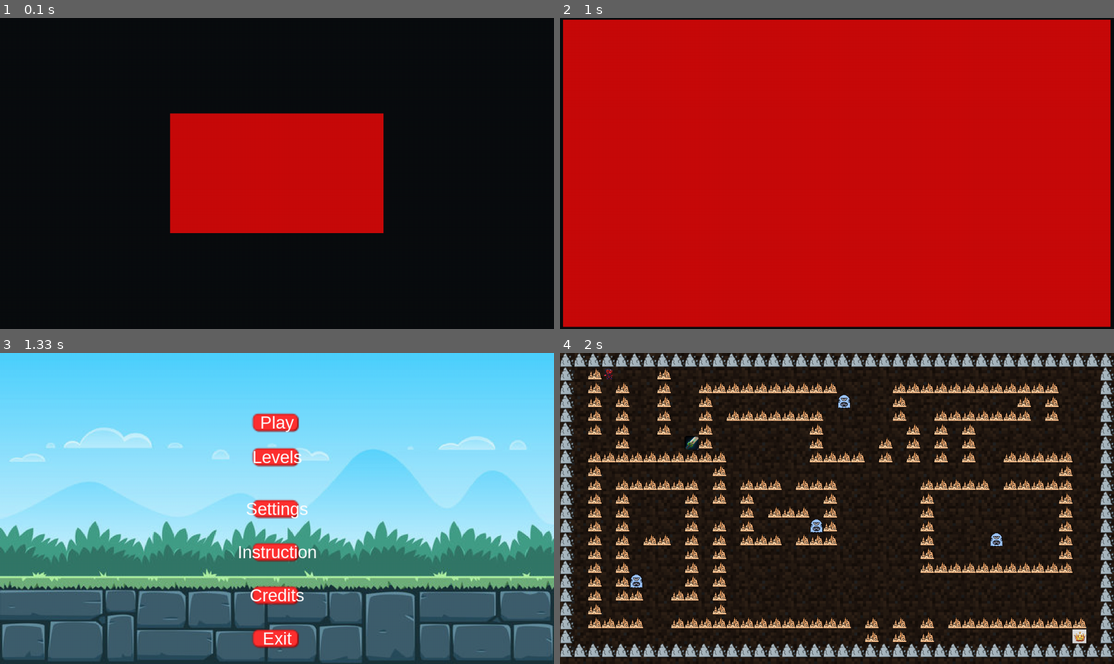
Above: before the commit, frames 1-4 (two rows, left to right).
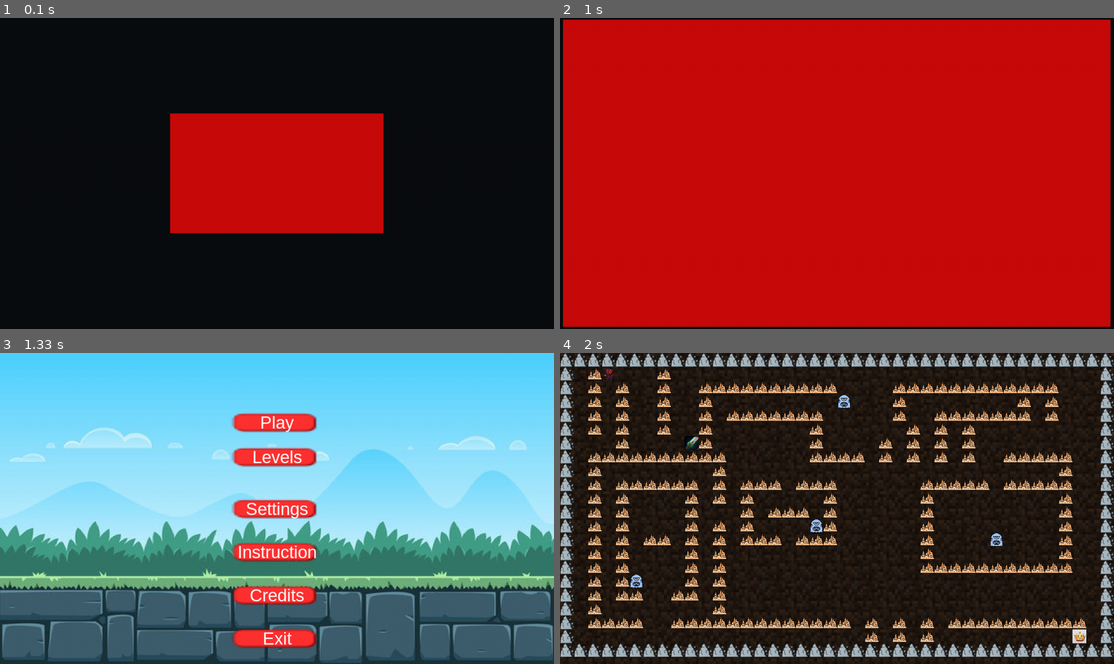
Above: after the commit, the same moments.

Repository: cse442-at-ub/s24semesterproject-we-love-the-company
Game: pygame game, started from src/game/game.py
The game is run twice, just before and just after one commit, with the same random seed, the same clock (stepped at 60 frames per second) and the same inputs.
Inputs (mouse positions are in pixels of both pictures, inside the frame that each line leads up to):
- Up to frame 1 (0.1 s): no input
- Up to frame 2 (1 s): hold Right 0.33-0.8 s; move the mouse to (814, 185) at 0.37 s
- Up to frame 3 (1.33 s): no input
- Up to frame 4 (2 s): click "Levels" at 1.48 s; click "Level 1" at 1.82 s

Frames 1-2 are identical in both runs. In frame 3, 2.5% of the frame differs, in the area x 41-58%, y 19-95%; in frame 4, nothing differs.

Commit message:
Level and Button
The level button is fixed. The menu buttons are made better.

Diff:
--- a/src/game/Level_selector.py
+++ b/src/game/Level_selector.py
@@ -23,14 +23,14 @@
 
         self.Level1Button = Button(image=AssetCache.get_image(self.path + "Assets/button.png"), pos=(screen_center_x, level1_button_y),
                                    text_input="Level 1", font=self.textFont, base_color="white", hovering_color="blue",
-                                   click_sound=AssetCache.get_audio("Assets/button_click.mp3"))
+                                   click_sound=AssetCache.get_audio("src/game/Assets/button_click.mp3"))
 
         self.Level2Button = Button(image=AssetCache.get_image(self.path + "Assets/button.png"), pos=(screen_center_x, level2_button_y),
                                    text_input="Level 2", font=self.textFont, base_color="white", hovering_color="blue",
-                                   click_sound=AssetCache.get_audio("Assets/button_click.mp3"))
+                                   click_sound=AssetCache.get_audio("src/game/Assets/button_click.mp3"))
         self.BackButton = Button(image=AssetCache.get_image(self.path + "Assets/button.png"), pos=(screen_center_x, back_button_y),
                                    text_input="Back", font=self.textFont, base_color="white", hovering_color="blue",
-                                   click_sound=AssetCache.get_audio("Assets/button_click.mp3"))
+                                   click_sound=AssetCache.get_audio("src/game/Assets/button_click.mp3"))
 
         self.buttons = [self.Level1Button, self.Level2Button, self.BackButton]
 
--- a/src/game/menu.py
+++ b/src/game/menu.py
@@ -23,6 +23,10 @@
         pygame.mixer.music.set_volume(1)
         pygame.mixer.music.play(-1)
 
+        # Scale factor for the button width
+        button_width_scale = 1.8
+        button_height_scale = 1
+
         screen_center_x = screen.get_width() // 2
         play_button_y = screen.get_height() // 2 - 200
         exit_button_y = screen.get_height() // 2 + 300
@@ -33,27 +37,38 @@
         Level_selector_y = screen.get_height() // 2 - 120
 
 
-        self.PlayButton = Button(image=AssetCache.get_image(self.path + "Assets/button.png"), pos=(screen_center_x, play_button_y),
-                            text_input="Play", font=self.textFont, base_color="white", hovering_color="blue", click_sound= AssetCache.get_audio("src/game/Assets/button_click.mp3"))
+        # Load and scale the button image
+        original_button_image = AssetCache.get_image(self.path + "Assets/button.png")
+        button_image_width = int(original_button_image.get_width() * button_width_scale)
+        button_image_height = int(original_button_image.get_height() * button_height_scale)
+        scaled_button_image = pygame.transform.scale(original_button_image, (button_image_width, button_image_height))
 
-        self.ExitButton = Button(image=AssetCache.get_image(self.path + "Assets/button.png"), pos=(screen_center_x, exit_button_y),
-                            text_input="Exit", font=self.textFont, base_color="white", hovering_color="blue", click_sound= AssetCache.get_audio("src/game/Assets/button_click.mp3"))
+        # Button positions
+        self.PlayButton = Button(image=scaled_button_image, pos=(screen_center_x, screen.get_height() // 2 - 200),
+                                 text_input="Play", font=self.textFont, base_color="white", hovering_color="blue",
+                                 click_sound=AssetCache.get_audio("src/game/Assets/button_click.mp3"))
 
-        #put a settings button with the button.img. It uses the same fonts and color and hover color
-        self.SettingsButton = Button(image=AssetCache.get_image(self.path + "Assets/button.png"), pos=(screen_center_x, settings_button_y),
-                                text_input="Settings", font=self.textFont, base_color="white", hovering_color="blue", click_sound= AssetCache.get_audio("src/game/Assets/button_click.mp3"))
+        self.ExitButton = Button(image=scaled_button_image, pos=(screen_center_x, screen.get_height() // 2 + 300),
+                                 text_input="Exit", font=self.textFont, base_color="white", hovering_color="blue",
+                                 click_sound=AssetCache.get_audio("src/game/Assets/button_click.mp3"))
 
-        self.InstructionsButton = Button(image=AssetCache.get_image(self.path + "Assets/button.png"), pos=(screen_center_x, instruct_button_y),
-                                text_input="Instruction", font=self.textFont, base_color="white", hovering_color="blue", click_sound= AssetCache.get_audio("src/game/Assets/button_click.mp3"))
+        self.SettingsButton = Button(image=scaled_button_image, pos=(screen_center_x, screen.get_height() // 2),
+                                     text_input="Settings", font=self.textFont, base_color="white", hovering_color="blue",
+                                     click_sound=AssetCache.get_audio("src/game/Assets/button_click.mp3"))
 
-        self.CreditsButton = Button(image=AssetCache.get_image(self.path + "Assets/button.png"), pos=(screen_center_x, credit_button_y),
-                                text_input="Credits", font=self.textFont, base_color="white", hovering_color="blue", click_sound= AssetCache.get_audio(self.path + "Assets/button_click.mp3"))
+        self.InstructionsButton = Button(image=scaled_button_image, pos=(screen_center_x, screen.get_height() // 2 + 100),
+                                         text_input="Instruction", font=self.textFont, base_color="white", hovering_color="blue",
+                                         click_sound=AssetCache.get_audio("src/game/Assets/button_click.mp3"))
 
-        self.Level_selector = Button(image=AssetCache.get_image(self.path + "Assets/button.png"), pos=(screen_center_x, Level_selector_y),
-                                text_input="Levels", font=self.textFont, base_color="white", hovering_color="blue", click_sound= AssetCache.get_audio(self.path + "Assets/button_click.mp3"))
+        self.CreditsButton = Button(image=scaled_button_image, pos=(screen_center_x, screen.get_height() // 2 + 200),
+                                    text_input="Credits", font=self.textFont, base_color="white", hovering_color="blue",
+                                    click_sound=AssetCache.get_audio(self.path + "Assets/button_click.mp3"))
+
+        self.Level_selector = Button(image=scaled_button_image, pos=(screen_center_x, screen.get_height() // 2 - 120),
+                                     text_input="Levels", font=self.textFont, base_color="white", hovering_color="blue",
+                                     click_sound=AssetCache.get_audio(self.path + "Assets/button_click.mp3"))
 
         self.buttons = [self.PlayButton, self.ExitButton, self.SettingsButton, self.InstructionsButton, self.CreditsButton, self.Level_selector]
-
 
     def initHandlers(self, state: Gamestate):
         state.handlers[ID] = Handler(render, doNothing, doNothing, mouseMove, mousePress)
